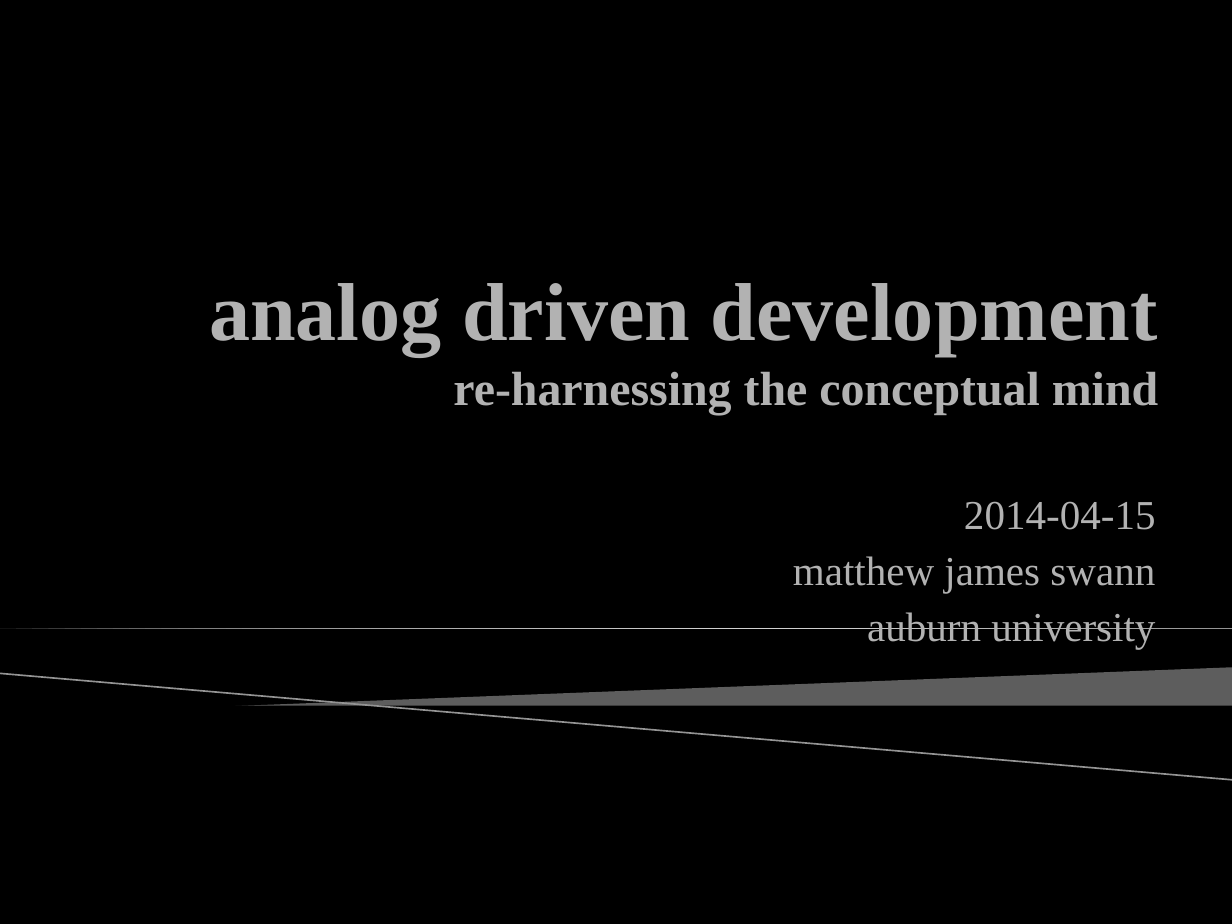
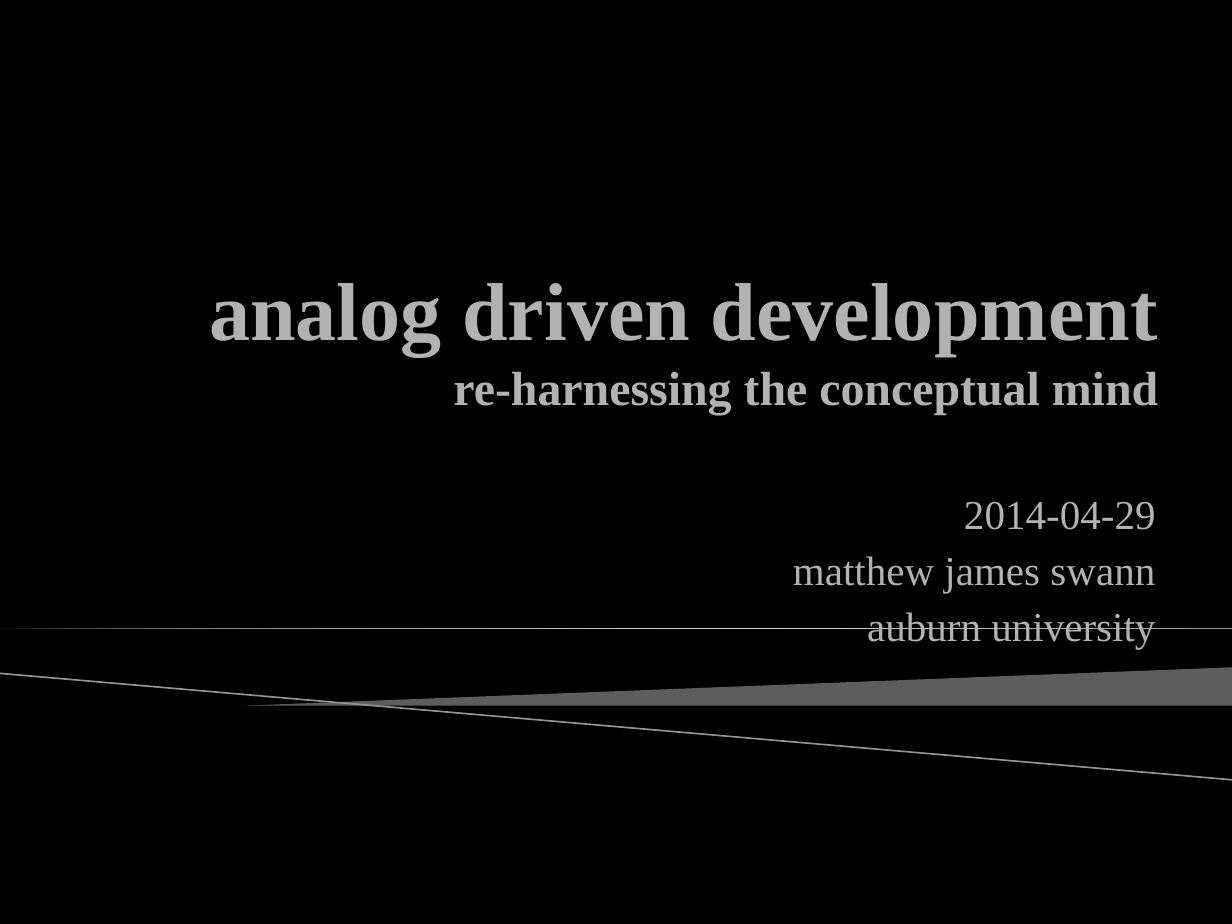
Before and after one commit to mjs0031/master_report, a slide deck: slide 1 of the_defense.pptx. Drawn at 1232x924 pixels with LibreOffice and Linux fonts; fonts in the diff are those of the drawing; background and template pictures are left out. Boxes give left, top, right and bottom in pixels: in the first picture for what was removed or moved away, otherwise in the second. Text is boxed around its words. In the diff, an @@ line names an element or a change of style, - is before the commit and + after.

```diff
--- a/the_defense.pptx
+++ b/the_defense.pptx
@@ subtitle at (964, 501, 1156, 530): text changed @@
-2014-04-15
+2014-04-29
```
Also in this commit, not shown: 9 other slides changed, 3 slides removed, 2 other files.
